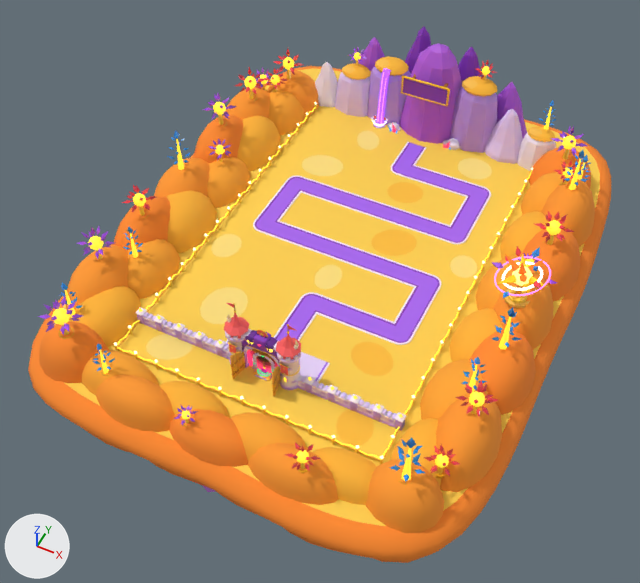
Renders of the FBX model assets/models/bases/the_big_bang_base.fbx from each side of a commit.
The view is the same before and after, from a camera (50 mm lens) standing at (106.0, -167.0, 264.0) and looking at (-14.0, 74.0, -37.0). The axes (+X, +Y, +Z) are drawn at lower left. The lights are the same throughout. The first picture is the older version. Vertices at exactly the same position are counted once.

In view in the first picture: 'Base_Backdrop', 'Base_Cliff', 'Base_Dressing', 'Base_Gate', 'Base_GateTrim', 'Base_Glow', 'Base_Ground', 'Base_Road', 'Base_Trees' and 5 more.
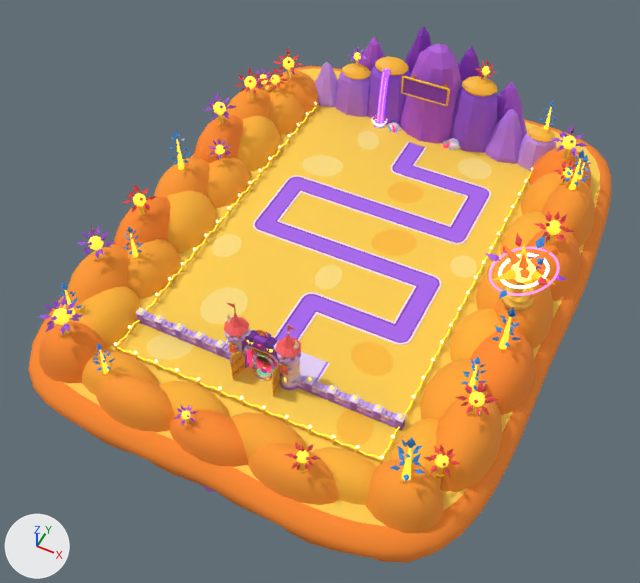
Changed parts and their boxes [x1, y1, x2, y2] in the pictures (640 x 583 px; the box of a moved part takes in the faces that stretch with it):
part 1 of me_base_backdrop, moved or reshaped
    before: [491, 246, 557, 308]
    after: [485, 233, 567, 310]
part 2 of me_base_backdrop, recoloured
    both: [367, 67, 497, 153]
part 3 of me_base_backdrop, recoloured
    both: [335, 72, 523, 164]
part 4 of me_base_backdrop, recoloured
    both: [315, 62, 556, 171]
part 5 of me_base_gate, recoloured
    both: [137, 314, 405, 431]
part 6 of me_base_gate, recoloured
    both: [143, 312, 405, 428]
part 7 of me_base_gate, recoloured
    both: [135, 308, 406, 423]
part 8 of me_base_glow, moved or reshaped
    before: [494, 254, 551, 296]
    after: [489, 243, 560, 296]

What the commit changed:
Material 'EBD8FF' (mat_ebd8ff) is new.
Its base color is (0.836, 0.694, 1.0) (pale blue #ecd9ff).
Its roughness is 0.6.
Material 'C9A0FF' (mat_c9a0ff) is new.
Its base color is (0.592, 0.359, 1.0) (purple #caa2ff).
Its roughness is 0.6.
Material '9A68E8' (mat_9a68e8) is new.
Its base color is (0.33, 0.139, 0.812) (purple #9b68e9).
Its roughness is 0.6.
Material 'CC98FF' (mat_cc98ff) is new.
Its base color is (0.612, 0.32, 1.0) (purple #cd99ff).
Its roughness is 0.6.
Material 'B478F4' (mat_b478f4) is new.
Its base color is (0.465, 0.19, 0.908) (purple #b679f4).
Its roughness is 0.6.
Material '9858E8' (mat_9858e8) is new.
Its base color is (0.32, 0.0963, 0.812) (purple #9957e9).
Its roughness is 0.6.
me_base_glow is used by ob_base_glow; location (0.0, 0.0, 0.0).
me_base_glow had 3156 vertices, 3134 faces and spanned x -81.0..84.0, y -37.0..168.0, z 0.0..39.0.
me_base_glow now has 3156 vertices, 3134 faces and spans x -81.0..87.0, y -37.0..168.0, z 0.0..44.0.
me_base_glow part 8: 349 vertices moved from x 64.0..84.0, y 51.0..71.0, z 25.0..39.0 to x 62.0..87.0, y 48.0..74.0, z 27.0..44.0; 17 vertices removed from x 71.0..77.0, y 58.0..64.0, z 25.0..28.0; 17 vertices added at x 70.0..78.0, y 57.0..65.0, z 31.0..34.0.
me_base_gate has 4972 vertices, 5101 faces and spans x -55.5..55.5, y -8.8..14.1, z 0.0..32.8.
me_base_gate is used by ob_base_gate; location (0.0, 0.0, 0.0).
me_base_gate part 5: 692 faces spanning x -55.3..55.3, y -4.4..4.4, z 0.0..17.9 switch from mat_be96f0 (purple #bf97f0) to mat_9a68e8 (purple #9b68e9).
me_base_gate part 6: 1046 faces spanning x -55.3..55.3, y -4.4..14.1, z 0.1..17.7 switch from mat_e4ccff (purple #e5cdff) to mat_c9a0ff (purple #caa2ff).
me_base_gate part 7: 1066 faces spanning x -55.5..55.5, y -4.2..4.2, z 1.3..19.2 switch from mat_f8ecff (white #f8edff) to mat_ebd8ff (pale blue #ecd9ff).
me_base_backdrop is used by ob_base_backdrop; location (0.0, 0.0, 0.0).
me_base_backdrop had 4170 vertices, 4373 faces and spanned x -91.0..91.0, y -42.0..188.0, z -2.0..45.0.
me_base_backdrop now has 4169 vertices, 4373 faces and spans x -91.0..91.0, y -42.0..188.0, z -2.0..45.0.
me_base_backdrop part 1: 105 vertices moved from x 63.0..86.0, y 49.0..72.0, z 17.0..39.0 to x 60.0..89.0, y 46.0..75.0, z 17.0..45.0; 19 vertices removed from x 65.0..84.0, y 51.0..70.0, z 26.0..37.0; 28 vertices added at x 63.0..86.0, y 48.0..72.0, z 28.0..44.0.
me_base_backdrop part 2: 90 faces spanning x -35.0..34.0, y 153.0..174.0, z -2.0..30.0 switch from mat_be96f0 (purple #bf97f0) to mat_9858e8 (purple #9957e9).
me_base_backdrop part 3: 90 faces spanning x -50.0..49.0, y 152.0..171.0, z -2.0..24.0 switch from mat_e4ccff (purple #e5cdff) to mat_b478f4 (purple #b679f4).
me_base_backdrop part 4: 90 faces spanning x -63.0..63.0, y 152.0..169.0, z -2.0..21.0 switch from mat_f8ecff (white #f8edff) to mat_cc98ff (purple #cd99ff).
Other edits to the shape of me_base_backdrop do not show in these pictures.
